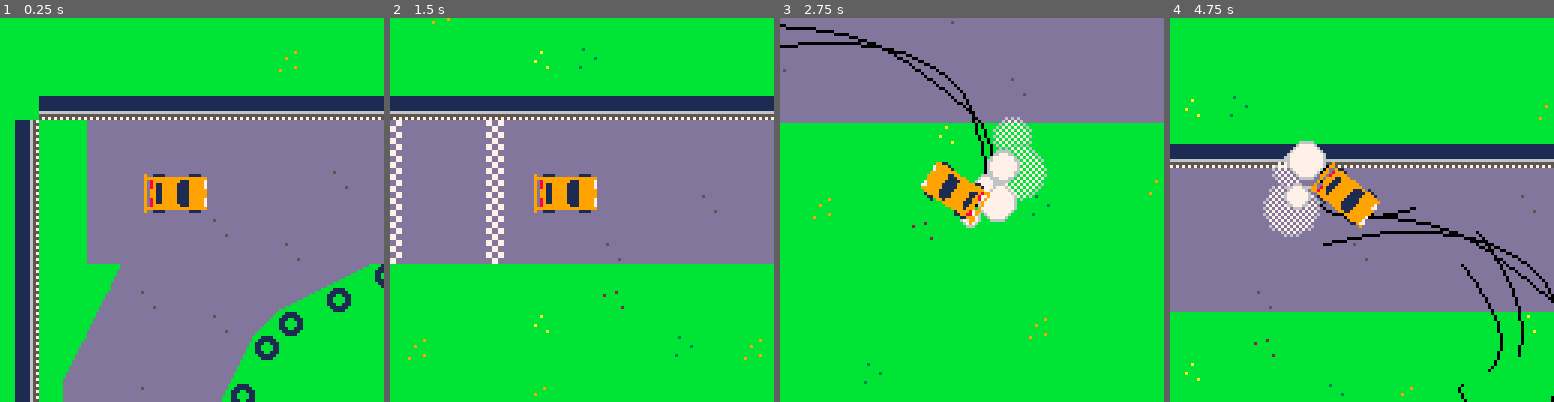
Above: before the commit, frames 1-4 (left to right).
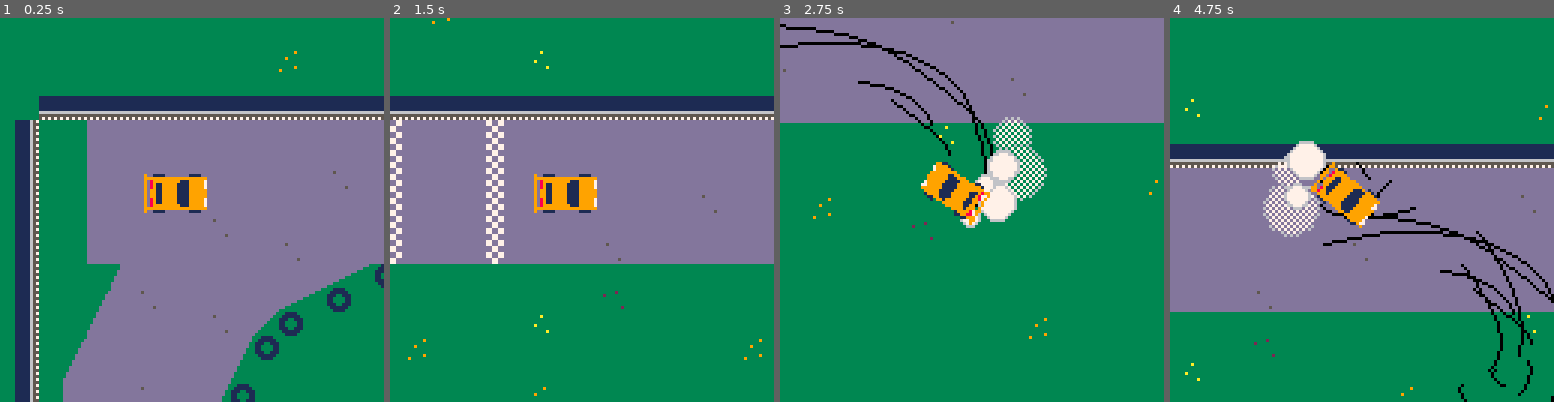
Above: after the commit, the same moments.

Repository: graearea/pico8
Game: PICO-8 cartridge skidmarks.p8
The game is run twice, just before and just after one commit, with the same random seed, the same clock (stepped at 60 frames per second) and the same inputs.
Inputs:
- Up to frame 1 (0.25 s): no input
- Up to frame 2 (1.5 s): tap X (X key) at 0.33, 1.07 s
- Up to frame 3 (2.75 s): hold Right 1.6-2.1 s; tap X (X key) at 1.85 s; hold Right from 2.47 s (still down)
- Up to frame 4 (4.75 s): tap X (X key) at 2.97, 4.08 s; release Right at 3.03 s; hold Left 3.08-3.58 s; hold Right 4.02-4.68 s

The runs differ from the first frame. In frame 1, 43% of the frame differs, in the area x 0-100%, y 0-100%; in frame 2, 56%; in frame 3, 69%, in the area x 0-100%, y 16-100%; in frame 4, 56%.

Commit message:
total skids

Diff:
--- a/skidmarks.p8
+++ b/skidmarks.p8
@@ -65,10 +65,13 @@
   window_x=car.x-58
   window_y=car.y-58
   camera(window_x,window_y)
-  rectfill(-200,-200,1024,1027,11)
+
+  rectfill(-200,-200,1024,1027,3)
   map(0, 0, 0, 0, 1024, 64)
 	 draw_skids(skids_l)
 	 draw_skids(skids_r)
+	 draw_skids(skids_fl)
+	 draw_skids(skids_fr)
   draw_ghost()
 
   for d in all(dust) do
@@ -81,9 +84,9 @@
 
 function new_lap(now,cnt)
 return {
-start=now,
-finish=0,
-count=cnt
+ start=now,
+ finish=0,
+ count=cnt
 }
 end
 
@@ -92,7 +95,6 @@
  sprite=mget(car.x/8,car.y/8)
 
  if (sprite==start and (this_lap()==nil or timer-this_lap().start>20)) do
-  printh("start lap")
   lap_count+=1
   local curr_lap=new_lap(timer,lap_count)
   add(laps,curr_lap)
@@ -100,16 +102,11 @@
  end
 
  if(sprite==finish and this_lap()!=nil and (timer-this_lap().finish) >20) do
-  printh("end lap")
   if lap_count!=0 then
  		this_lap().finish=timer
    play_ghost=true
   end
  end
--- print("grr")
- for lap in all(laps) do
-   --bob=("lap:".. lap_count .." " ..lap.start .." ".. lap.finish)
- end
 end
 
 function this_lap()
@@ -119,23 +116,19 @@
 function draw_ghost()
  if not play_ghost then return end
  --bob="s:"..laps[lap_count-1].start.."f:"..laps[lap_count-1].finish
+ local lap
  if lap_count==1 then
   lap=this_lap()
  else
   lap=laps[lap_count-1]
  end
- frame =timer-(lap.finish-lap.start)
- printh("displaying:".. lap_count .." " ..lap.start .." ".. lap.finish .. "frame"..frame)
-
- local pos =ghost[frame]
+
+ local pos =ghost[timer-(lap.finish-lap.start)]
  if pos!=nil then
   ghost_car.angle=pos.angle
---  fillp(0b1000.1)
   pal(9,12)
   ghost_car:draw()
   pal()
-  --pal(12,9)
---  fillp()
   ghost_car.x=pos.x
   ghost_car.y=pos.y
  end
@@ -181,6 +174,9 @@
 -- car
 skids_l={}
 skids_r={}
+skids_fl={}
+skids_fr={}
+
 alternate=0
 
 function draw_px(x,y,colour)
@@ -251,11 +247,16 @@
   local angle=self.angle%360
   local dangle=(flr(atan2(self.dy,self.dx)*360)+90)%360
   local diffangle = abs(dangle-angle)
-
-  if (diffangle>20) then
+  front_skids=false
+
+  if (diffangle>90) then
    skidding=true
+   front_skids=true
    sfx(9)
   elseif (diffangle>40) then
+   skidding=true
+   sfx(8)
+  elseif (diffangle>20) then
    skidding=true
    sfx(8)
   else
@@ -269,22 +270,36 @@
 	end,
 
 	add_skids=function(self)
-			if(alternate%4==0) then
-		if (skidding) then
-	  self:add_skid(skids_r,self.r_wheels[1],true)
-	  self:add_skid(skids_l,self.r_wheels[2],true)
-	  --add_new_dust
-	  was_skidding=true
-		else
-		 if (was_skidding) then
- 	  self:add_skid(skids_r,self.r_wheels[1],false)
-    self:add_skid(skids_l,self.r_wheels[2],false)
-   end
-   was_skidding=false
+		if(alternate%4==0) then
+ 		if (skidding) then
+ 	  self:add_skid(skids_r,self.r_wheels[1],true,true)
+ 	  self:add_skid(skids_l,self.r_wheels[2],true,true)
+	   --add_new_dust
+	   was_skidding=true
+		 else
+		  if (was_skidding) then
+ 	   self:add_skid(skids_r,self.r_wheels[1],false,true)
+     self:add_skid(skids_l,self.r_wheels[2],false,true)
+    end
+    was_skidding=false
+		 end
+
+ 		if (front_skids) then
+ 	  self:add_skid(skids_fr,self.r_wheels[3],true,false)
+ 	  self:add_skid(skids_fl,self.r_wheels[4],true,false)
+	   --add_new_dust
+	   was_f_skidding=true
+		 else
+		  if (was_f_skidding) then
+ 	   self:add_skid(skids_fr,self.r_wheels[3],false,false)
+     self:add_skid(skids_fl,self.r_wheels[4],false,false)
+    end
+    was_f_skidding=false
+		 end
+
+
 		end
-		end
-   alternate+=1
-
+  alternate+=1
 	end,
 
 	draw=function(self)
@@ -303,12 +318,12 @@
 		return {x=xx,y=yy}
  end,
 
-	add_skid=function(self,skids,pos,add_it)
+	add_skid=function(self,skids,pos,add_it, add_smoke)
 		local skd=self.rotate_wheel_posn(self,pos)
 	 if(add_it) then
  	 add(skids,skd)
 -- 	 bob=self.dx..":"..self.new_dx.." ".. self.dy ..":" ..self.new_dy
- 	 create_smoke(skd,to_pos(self.new_dx/2,self.new_dy/2))
+ 	 if add_smoke then create_smoke(skd,to_pos(self.new_dx/2,self.new_dy/2)) end
 	 else
 	  add(skids,{x=nil,y=nil})
 	 end
